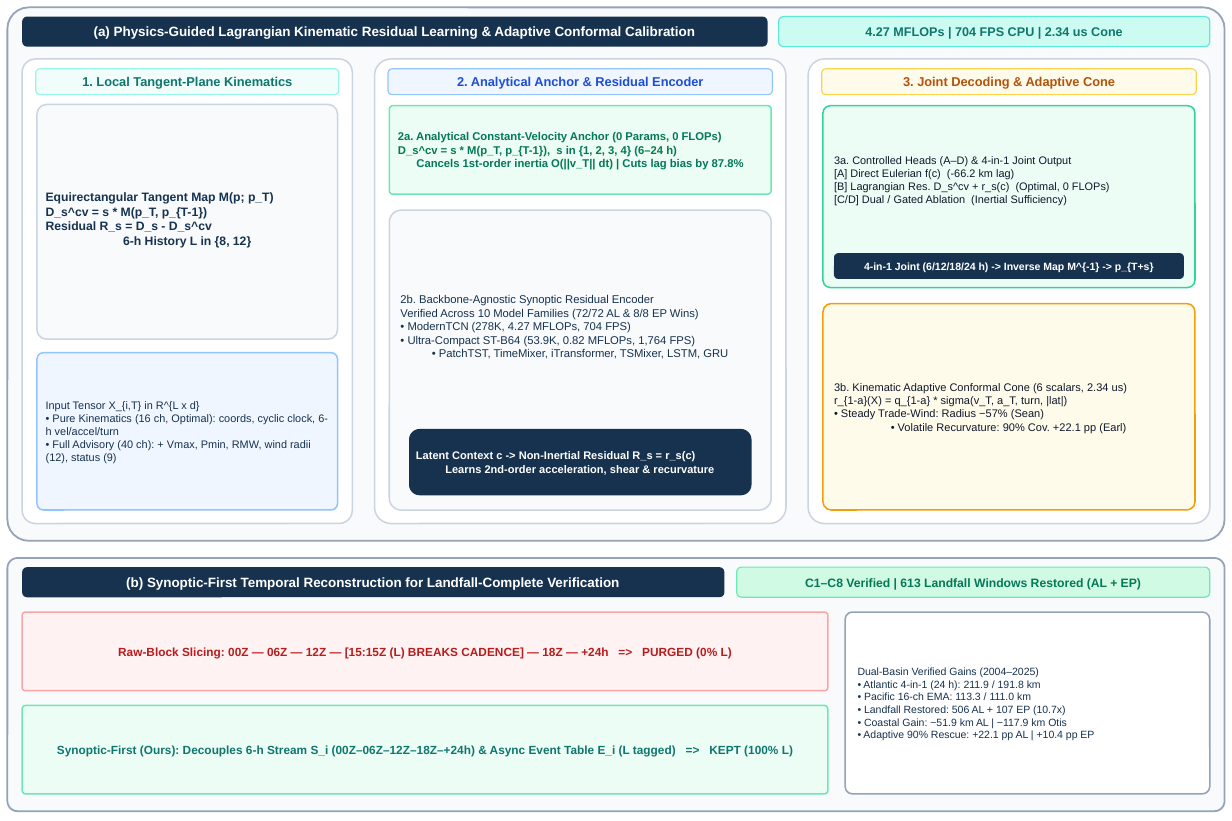
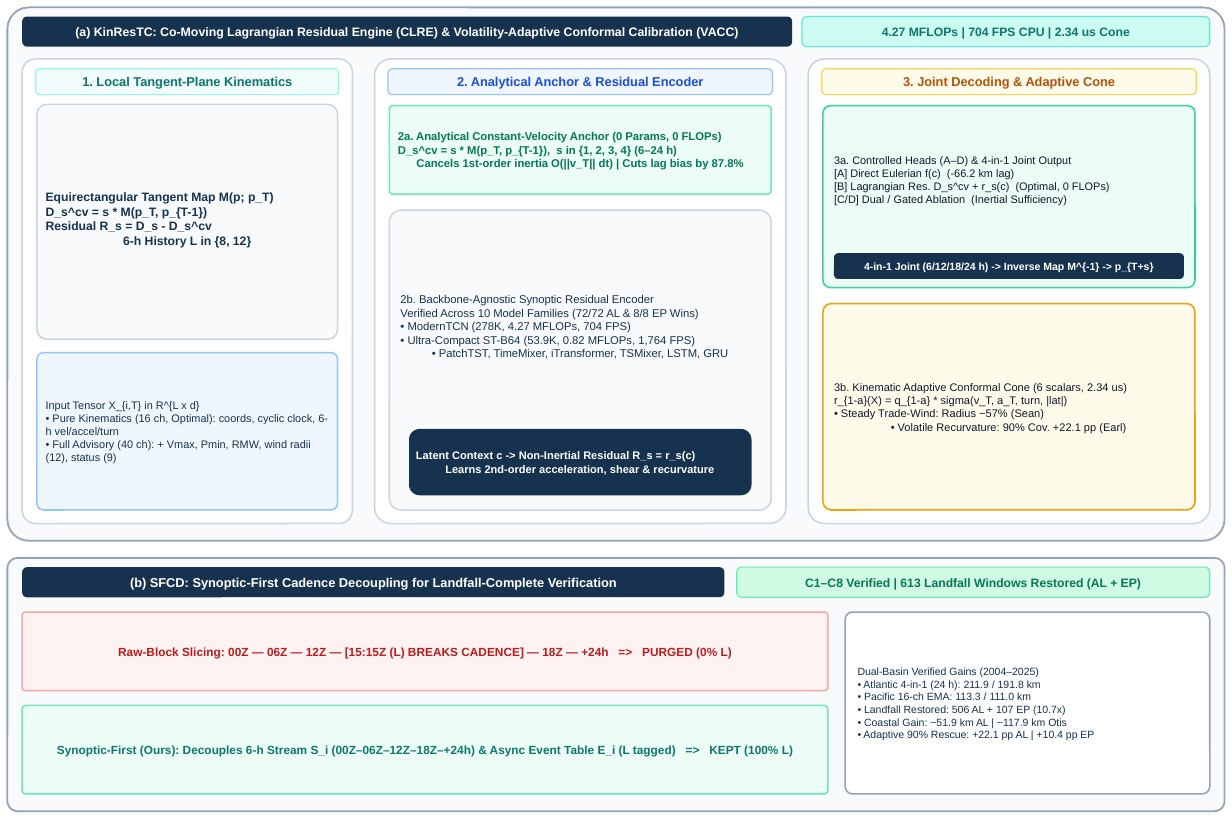
Before and after one commit to WYH302/TyphoFormer-for-Hurricane-Track-Forecasting, a slide deck: slide 1 of figures/Figure_1_Editable_One_Page.pptx. Drawn at 1232x821 pixels with LibreOffice and Linux fonts; fonts in the diff are those of the drawing. Boxes give left, top, right and bottom in pixels: in the first picture for what was removed or moved away, otherwise in the second. Text is boxed around its words. In the diff, an @@ line names an element or a change of style, - is before the commit and + after.

Commit message:
v12 IEEE T-AI release: unified KinResTC (SFCD+CLRE+VACC) Figure 1, synoptic-first GPU landfall closure & updated README

```diff
--- a/figures/Figure_1_Editable_One_Page.pptx
+++ b/figures/Figure_1_Editable_One_Page.pptx
@@ rounded rectangle "(a) KinResTC: Co-Moving Lagrangian Residual ...": place and size @@
-rounded rectangle "(a) KinResTC: Co-Moving Lagrangian Residual ..." at [22, 17, 768, 47]
+rounded rectangle "(a) KinResTC: Co-Moving Lagrangian Residual ..." at [22, 17, 792, 47]
@@ text in rounded rectangle at [75, 27, 738, 39]: text changed; size 10.5 to 9.6 pt @@
-(a) Physics-Guided Lagrangian Kinematic Residual Learning & Adaptive Conformal Calibration
+(a) KinResTC: Co-Moving Lagrangian Residual Engine (CLRE) & Volatility-Adaptive Conformal Calibration (VACC)
@@ rounded rectangle "4.27 MFLOPs | 704 FPS ...": place and size @@
-rounded rectangle "4.27 MFLOPs | 704 FPS ..." at [779, 17, 1211, 47]
+rounded rectangle "4.27 MFLOPs | 704 FPS ..." at [802, 17, 1210, 47]
@@ rounded rectangle "4.27 MFLOPs | 704 FPS ..." at [802, 17, 1210, 47]: size 9.8 to 9.5 pt @@
@@ text in rounded rectangle at [130, 577, 617, 590]: text changed; size 10.5 to 10 pt @@
-(b) Synoptic-First Temporal Reconstruction for Landfall-Complete Verification
+(b) SFCD: Synoptic-First Cadence Decoupling for Landfall-Complete Verification
```
Also in this commit, not shown: 6 other files.
